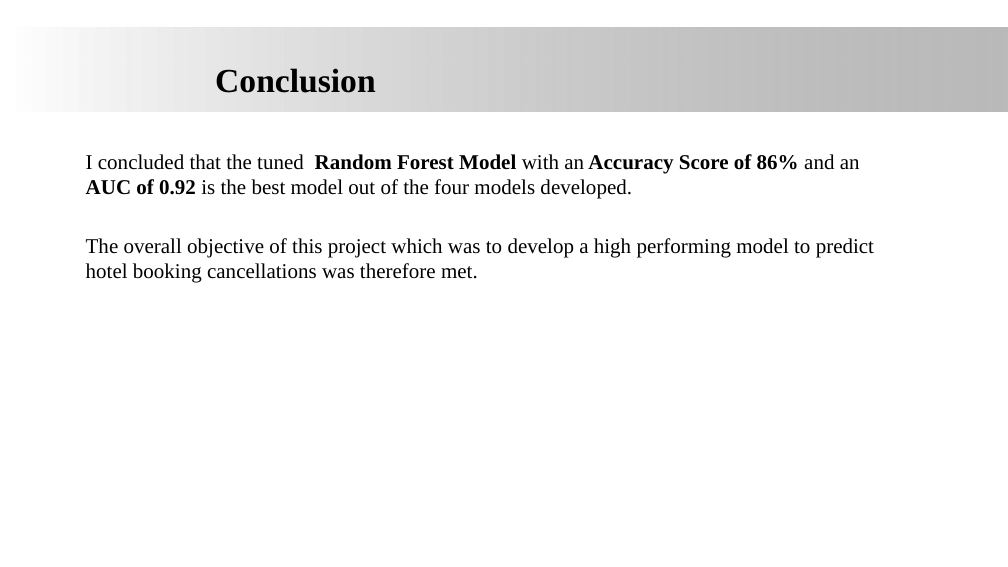
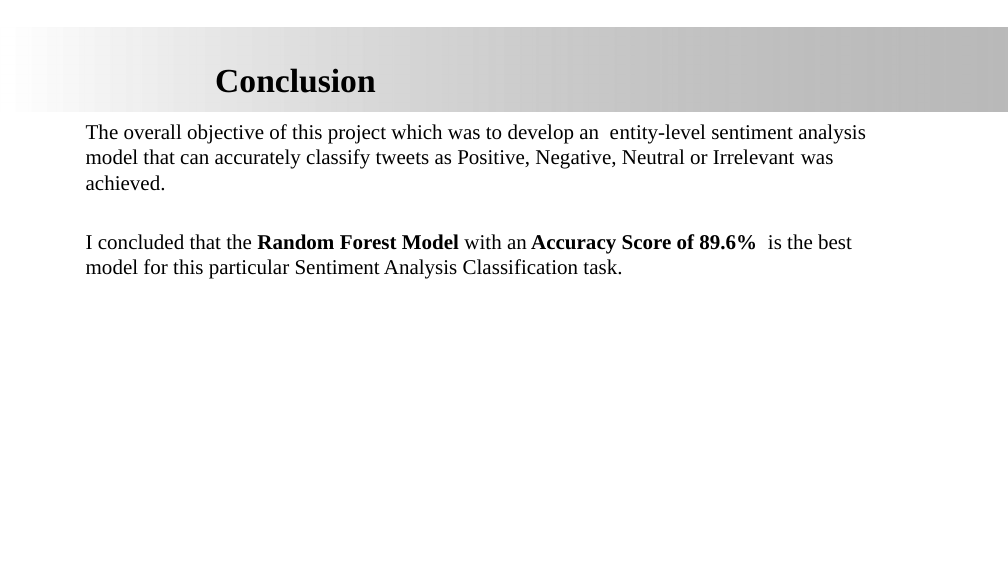
Before and after one commit to James-tech4/JAMES-DSPT08-PHASE-4-PROJECT, a slide deck: slide 16 of presentation.pptx (slide 21 before the commit). Drawn at 1008x567 pixels with LibreOffice and Linux fonts; fonts in the diff are those of the drawing; background and template pictures are left out. Boxes give left, top, right and bottom in pixels: in the first picture for what was removed or moved away, otherwise in the second. Text is boxed around its words. In the diff, an @@ line names an element or a change of style, - is before the commit and + after.

```diff
--- a/presentation.pptx
+++ b/presentation.pptx
@@ text at [86, 124, 866, 278]: text changed @@
-I concluded that the tuned Random Forest Model with an Accuracy Score of 86% and an AUC of 0.92 is the best model out of the four models developed.
-The overall objective of this project which was to develop a high performing model to predict hotel booking cancellations was therefore met.
+The overall objective of this project which was to develop an entity-level sentiment analysis model that can accurately classify tweets as Positive, Negative, Neutral or Irrelevant was achieved.
+I concluded that the Random Forest Model with an Accuracy Score of 89.6% is the best model for this particular Sentiment Analysis Classification task.
```
Also in this commit, not shown: 6 other slides changed, 1 slide added, 7 slides removed, 2 other files.
